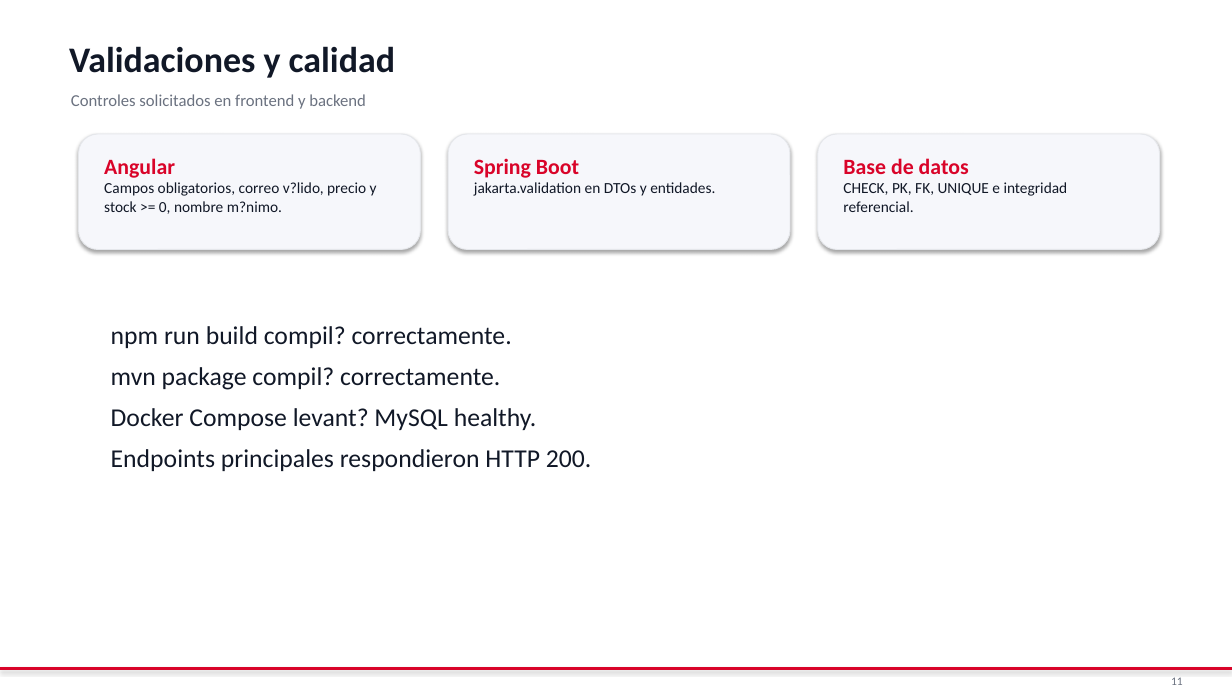
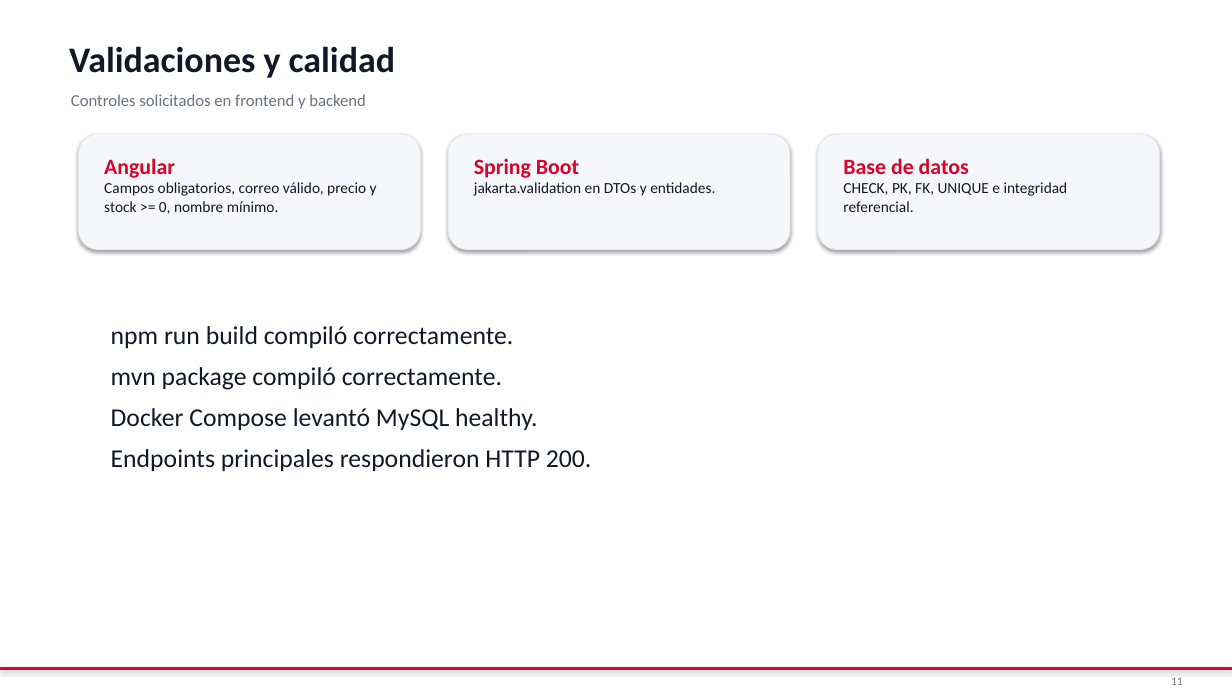
Before and after one commit to DiegoA199/Chompas_Mabel, a slide deck: slide 11 of docs/entregables/Presentacion_Chompas_Mabel.pptx. Drawn at 1232x693 pixels with LibreOffice and Linux fonts; fonts in the diff are those of the drawing. Boxes give left, top, right and bottom in pixels: in the first picture for what was removed or moved away, otherwise in the second. Text is boxed around its words. In the diff, an @@ line names an element or a change of style, - is before the commit and + after.

```diff
--- a/docs/entregables/Presentacion_Chompas_Mabel.pptx
+++ b/docs/entregables/Presentacion_Chompas_Mabel.pptx
@@ text at [104,182,377,214]: text changed @@
-Campos obligatorios, correo v?lido, precio y stock >= 0, nombre m?nimo.
+Campos obligatorios, correo válido, precio y stock >= 0, nombre mínimo.
@@ text at [111,326,538,430]: text changed @@
-npm run build compil? correctamente.
-mvn package compil? correctamente.
-Docker Compose levant? MySQL healthy.
+npm run build compiló correctamente.
+mvn package compiló correctamente.
+Docker Compose levantó MySQL healthy.
```
Also in this commit, not shown: 10 other slides changed, 2 other files.
